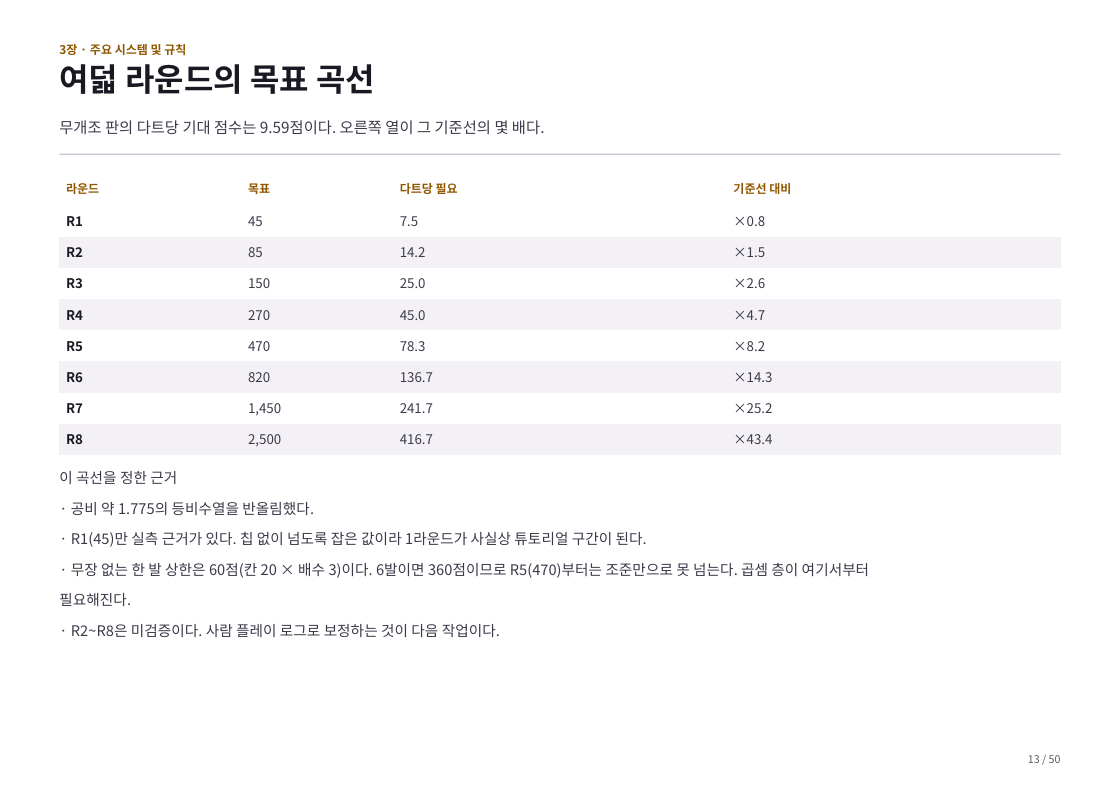
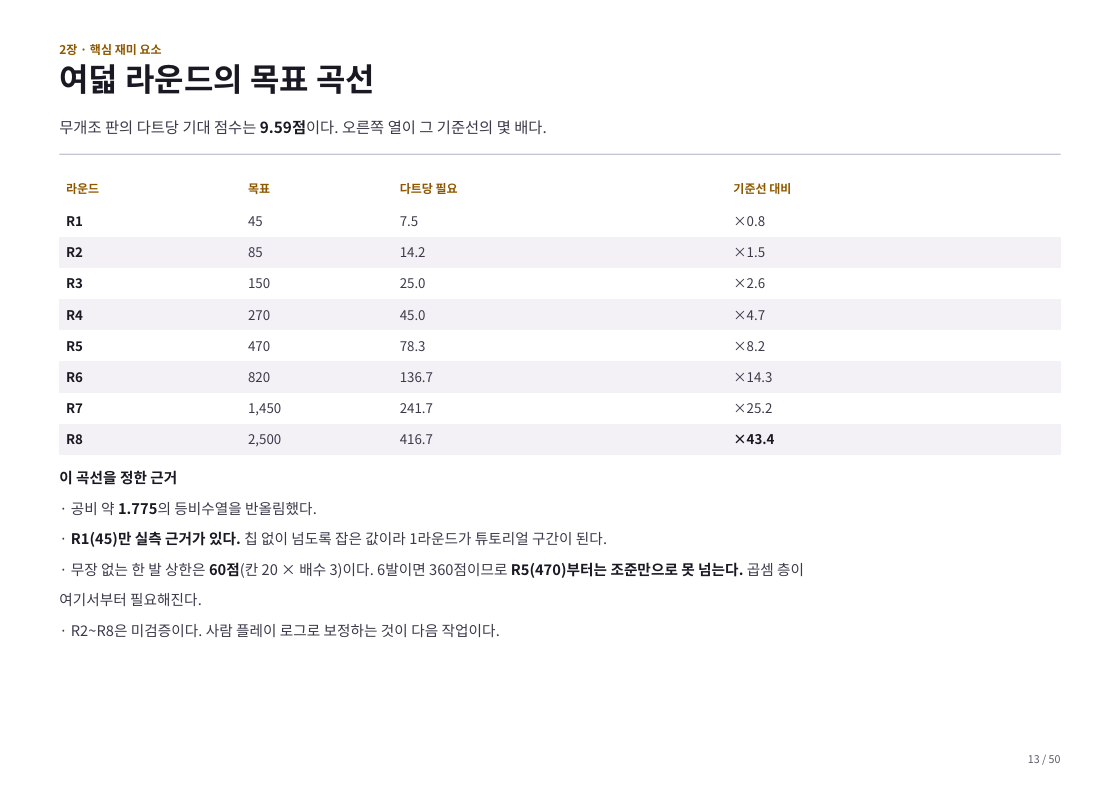
Before and after one commit to GGbong69/test-03, a slide deck: slide 13 of docs/기획서.pptx. Drawn at 1120x792 pixels with LibreOffice and Linux fonts; fonts in the diff are those of the drawing. Boxes give left, top, right and bottom in pixels: in the first picture for what was removed or moved away, otherwise in the second. Text is boxed around its words. In the diff, an @@ line names an element or a change of style, - is before the commit and + after.

```diff
--- a/docs/기획서.pptx
+++ b/docs/기획서.pptx
@@ text at <box>59,44,162,55</box>: text changed @@
-3장 · 주요 시스템 및 규칙
+2장 · 핵심 재미 요소
@@ text "무개조 판의 다트당 기대 점수는 ..." at <box>59,120,547,135</box>: text colour #3D394A to #1A1822, bold on in "9.59점이다." @@
@@ table at <box>59,174,1060,454</box> @@
@@ text colour #3D394A to #1A1822, bold on in "×43.4" @@
@@ text at <box>59,470,317,515</box>: text colour #3D394A to #1A1822, bold on in "이 곡선을 정한 근거", "1.775의" @@
@@ text at <box>59,531,804,606</box>: text changed @@
-· R1(45)만 실측 근거가 있다. 칩 없이 넘도록 잡은 값이라 1라운드가 사실상 튜토리얼 구간이 된다.
-· 무장 없는 한 발 상한은 60점(칸 20 × 배수 3)이다. 6발이면 360점이므로 R5(470)부터는 조준만으로 못 넘는다. 곱셈 층이 여기서부터
-필요해진다.
+· R1(45)만 실측 근거가 있다. 칩 없이 넘도록 잡은 값이라 1라운드가 튜토리얼 구간이 된다.
+· 무장 없는 한 발 상한은 60점(칸 20 × 배수 3)이다. 6발이면 360점이므로 R5(470)부터는 조준만으로 못 넘는다. 곱셈 층이
+여기서부터 필요해진다.
```
Also in this commit, not shown: 45 other slides changed, 2 other files.
